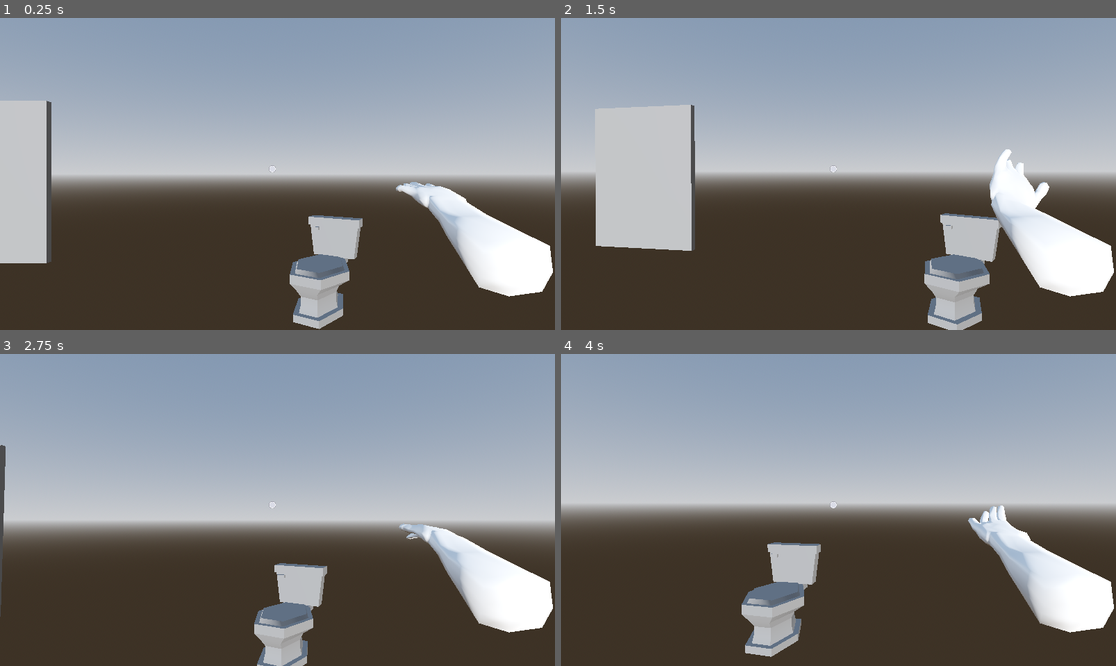
Above: before the commit, frames 1-4 (two rows, left to right).
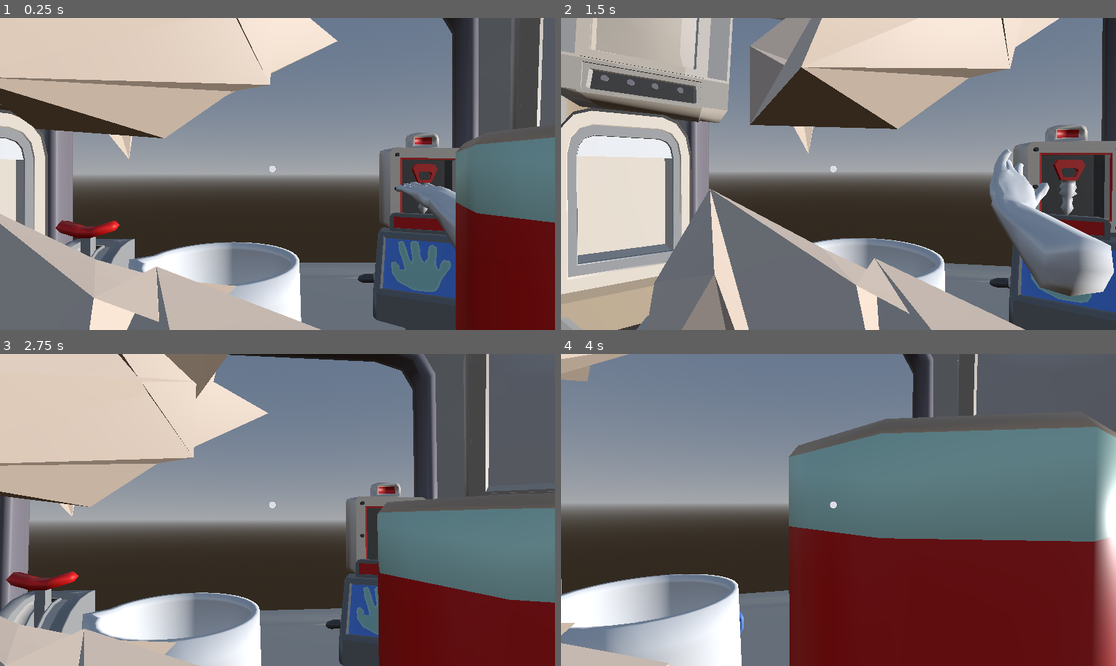
Above: after the commit, the same moments.

Repository: 20lux/20SecondGameJam25
Game: Godot game, scene res://Scenes/bunker.tscn
The game is run twice, just before and just after one commit, with the same random seed, the same clock (stepped at 60 frames per second) and the same inputs.
Inputs (mouse positions are in pixels of both pictures, inside the frame that each line leads up to):
- Up to frame 1 (0.25 s): no input
- Up to frame 2 (1.5 s): tap Enter at 0.5 s; move the mouse to (866, 174) at 0.52 s; tap E (interact) at 0.6, 1.35 s; move the mouse to (810, 174) at 1.27 s
- Up to frame 3 (2.75 s): move the mouse to (288, 503) at 2.02 s; tap E (interact) at 2.1 s
- Up to frame 4 (4 s): move the mouse to (832, 516) at 2.77 s; tap E (interact) at 2.85, 3.6 s; move the mouse to (877, 513) at 3.52 s

The runs differ from the first frame. In frame 1, 88% of the frame differs, in the area x 0-100%, y 0-100%; in frame 2, 89%; in frame 3, 88%; in frame 4, 91%.

Commit message:
add (model)
added bunker models and LUT texture

Diff:
--- /dev/null
+++ b/Material/Grey.tres
@@ -0,0 +1,5 @@
+[gd_resource type="StandardMaterial3D" format=3 uid="uid://hbch43m0wv5u"]
+
+[resource]
+albedo_color = Color(0.72415066, 0.75828, 0.78722674, 1)
+metallic_specular = 0.0
--- a/Material/World.tscn
+++ b/Material/World.tscn
@@ -1,14 +1,8 @@
-[gd_scene load_steps=3 format=3 uid="uid://c48ry80b5nugi"]
+[gd_scene load_steps=2 format=3 uid="uid://c48ry80b5nugi"]
 
-[ext_resource type="PackedScene" uid="uid://dliwi2ukr2mwg" path="res://Meshes/RoomTest.glb" id="1_4gnrb"]
-[ext_resource type="Texture2D" uid="uid://spcctn1p4ho5" path="res://Textures/Background_Panorama_Placeholder.png" id="2_y7kil"]
+[ext_resource type="PackedScene" uid="uid://ccfqu1g6oft7g" path="res://Player/player.tscn" id="2_y7kil"]
 
 [node name="Node3D" type="Node3D"]
 
-[node name="RoomTest" parent="." instance=ExtResource("1_4gnrb")]
-transform = Transform3D(1, 0, 0, 0, 1, 0, 0, 0, 1, -0.13514686, 1.1920929e-07, -0.3588643)
-
-[node name="BackgroundPanorama" type="Sprite3D" parent="RoomTest"]
-transform = Transform3D(2.7660525e-07, 0, 0.9999998, 0, 2.574034, 0, -4.6406655, 0, 5.9604638e-08, -30.440668, 3.8530102, 0.3588643)
-double_sided = false
-texture = ExtResource("2_y7kil")
+[node name="Player" parent="." instance=ExtResource("2_y7kil")]
+transform = Transform3D(1, 0, 0, 0, 1, 0, 0, 0, 1, 0.1761775, 2.1590815, -0.07983148)
--- a/Scenes/bunker.tscn
+++ b/Scenes/bunker.tscn
@@ -1,20 +1,20 @@
-[gd_scene load_steps=7 format=3 uid="uid://u4v6jaaa5h4v"]
+[gd_scene load_steps=9 format=3 uid="uid://u4v6jaaa5h4v"]
 
 [ext_resource type="PackedScene" uid="uid://ccfqu1g6oft7g" path="res://Player/player.tscn" id="1_nejuk"]
 [ext_resource type="PackedScene" uid="uid://c1oqnvyd1uxq5" path="res://Interactables/toilet.tscn" id="2_xxrj8"]
 [ext_resource type="PackedScene" uid="uid://cq4cays2oyouk" path="res://Interactables/wall.tscn" id="3_qv8o1"]
+[ext_resource type="PackedScene" uid="uid://ca5jgmbbh5ocr" path="res://Meshes/Button_Console.glb" id="5_8imk4"]
+[ext_resource type="PackedScene" uid="uid://dx7kbgyhb8wum" path="res://Meshes/Countermeasures.glb" id="5_gio65"]
 
-[sub_resource type="ProceduralSkyMaterial" id="ProceduralSkyMaterial_xxrj8"]
-sky_horizon_color = Color(0.66224277, 0.6717428, 0.6867428, 1)
-ground_horizon_color = Color(0.66224277, 0.6717428, 0.6867428, 1)
+[sub_resource type="ProceduralSkyMaterial" id="ProceduralSkyMaterial_lwc5i"]
 
-[sub_resource type="Sky" id="Sky_qv8o1"]
-sky_material = SubResource("ProceduralSkyMaterial_xxrj8")
+[sub_resource type="Sky" id="Sky_8imk4"]
+sky_material = SubResource("ProceduralSkyMaterial_lwc5i")
 
 [sub_resource type="Environment" id="Environment_gio65"]
 background_mode = 2
-sky = SubResource("Sky_qv8o1")
-tonemap_mode = 2
+sky = SubResource("Sky_8imk4")
+tonemap_white = 4.07
 
 [node name="Bunker" type="Node3D"]
 
@@ -22,12 +22,19 @@
 environment = SubResource("Environment_gio65")
 
 [node name="Player" parent="." instance=ExtResource("1_nejuk")]
+transform = Transform3D(-4.371139e-08, 0, -1, 0, 1, 0, 1, 0, -4.371139e-08, -0.4042483, 0, 0)
 
 [node name="DirectionalLight3D" type="DirectionalLight3D" parent="."]
 
 [node name="Toilet" parent="." instance=ExtResource("2_xxrj8")]
-transform = Transform3D(-0.8713937, 0, 0.49058443, 0, 1, 0, -0.49058443, 0, -0.8713937, 0.22509003, 0, -2.4260454)
+transform = Transform3D(0.15734565, 0, -3.2011352, 0, 3.2050004, 0, 3.2011352, 0, 0.15734565, -1.4196631, -0.9775629, 0.53882444)
 
 [node name="Wall" parent="." instance=ExtResource("3_qv8o1")]
-transform = Transform3D(1, 0, 0, 0, 1, 0, 0, 0, 1, -1.8323371, -2.3841858e-07, -2.966259)
+transform = Transform3D(1, 0, 0, 0, 1, 0, 0, 0, 1, 0.8934691, -2.3841858e-07, -2.966259)
 prompt_message = "Wall"
+
+[node name="Button_Console" parent="." instance=ExtResource("5_8imk4")]
+transform = Transform3D(0.18701647, 0, 0.32392207, 0, 0.37403297, 0, -0.32392207, 0, 0.18701647, 0.74355567, -0.08756144, -2.0469275)
+
+[node name="Countermeasures" parent="." instance=ExtResource("5_gio65")]
+transform = Transform3D(1, 0, 0, 0, 1, 0, 0, 0, 1, 0.38443542, -1.862801, -0.18823588)
Binary file added: Meshes/Button_Console.glb
Not shown, added: Meshes/Button_Console.glb.import
Binary file added: Meshes/Button_Console_ButtonConsole_01.png
Not shown, added: Meshes/Button_Console_ButtonConsole_01.png.import
Binary file added: Meshes/Computer_Terminal.glb
Not shown, added: Meshes/Computer_Terminal.glb.import
Binary file added: Meshes/Computer_Terminal_pc_mp_1.png
Not shown, added: Meshes/Computer_Terminal_pc_mp_1.png.import
Binary file added: Meshes/Countermeasures.glb
Not shown, added: Meshes/Countermeasures.glb.import
Binary file added: Meshes/Countermeasures_LUT_andTextures.png
Not shown, added: Meshes/Countermeasures_LUT_andTextures.png.import
(and 29 more such lines)
